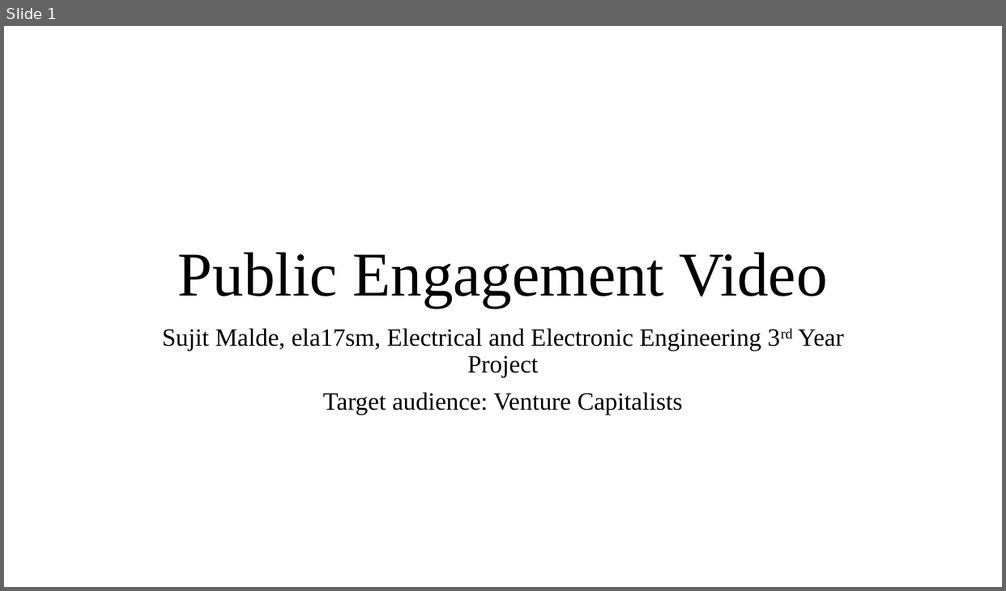
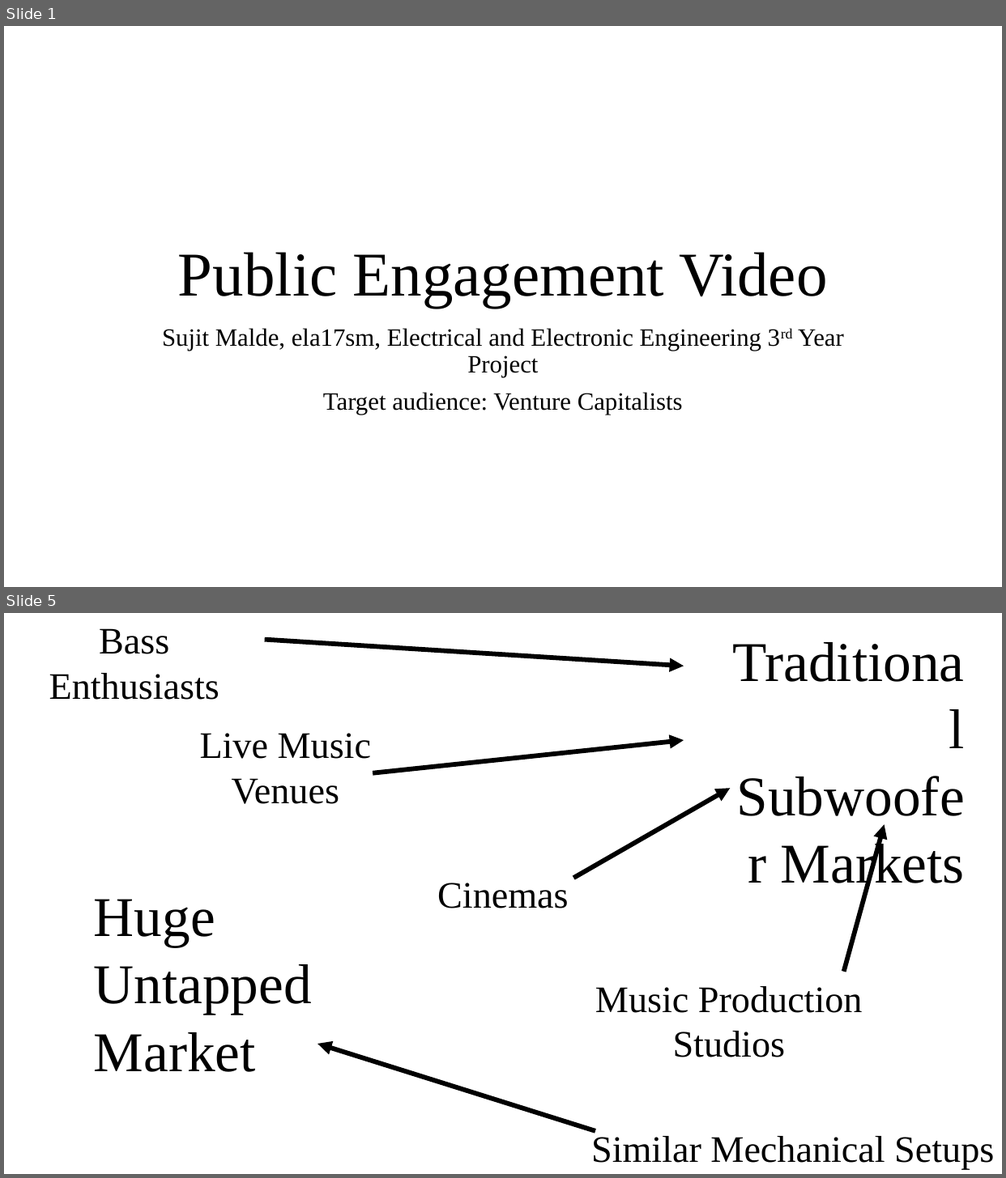
Before and after one commit to spez1998/3rd-year-project, a slide deck: Deliverables/EngagementVideo/storyboard.pptx. Shown one above the other, each under a label of ours: slide 1 before the commit, slides 1 and 5 after it; the slides between them are not shown. The pictures are 1006x591 and 1006x1178 pixels, drawn with LibreOffice and Linux fonts; fonts in the diff are those of the drawing. Boxes give left, top, right and bottom in pixels: in the first picture for what was removed or moved away, otherwise in the second. Text is boxed around its words. In the diff, an @@ line names an element or a change of style, - is before the commit and + after.

```diff
--- a/Deliverables/EngagementVideo/storyboard.pptx
+++ b/Deliverables/EngagementVideo/storyboard.pptx
@@ slide 5 added at [4,613,1002,1174], background #FFFFFF @@
@@ text added at [49,628,219,700], 36 pt, text #000000 @@
+Bass Enthusiasts
@@ arrow added from (265, 639) to (684, 666), #000000 4.5 pt @@
@@ text added at [200,733,371,804], 36 pt, text #000000 @@
+Live Music Venues
@@ arrow added from (373, 773) to (684, 740), #000000 4.5 pt @@
@@ arrow added from (573, 878) to (731, 788), #000000 4.5 pt @@
@@ arrow added from (844, 972) to (884, 825), #000000 4.5 pt @@
@@ text added at [781,839,965,894], 54 pt, text #000000 @@
+Traditional Subwoofer Markets
@@ text added at [94,899,312,1072], 54 pt, text #000000 @@
+Huge Untapped Market
@@ text added at [437,883,568,909], 36 pt, text #000000 @@
+Cinemas
@@ text added at [595,986,863,1058], 36 pt, text #000000 @@
+Music Production Studios
@@ arrow added from (595, 1131) to (317, 1044), #000000 4.5 pt @@
@@ text added at [591,1133,994,1169], 36 pt, text #000000 @@
+Similar Mechanical Setups
```
Also in this commit, not shown: 1 slide changed, 4 other slides added, 1 slide removed.
